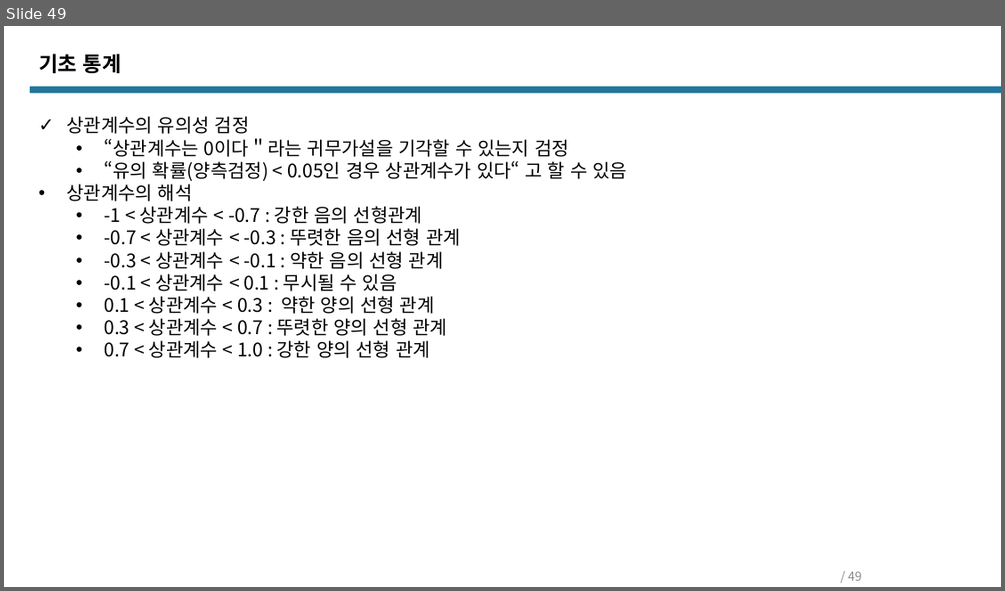
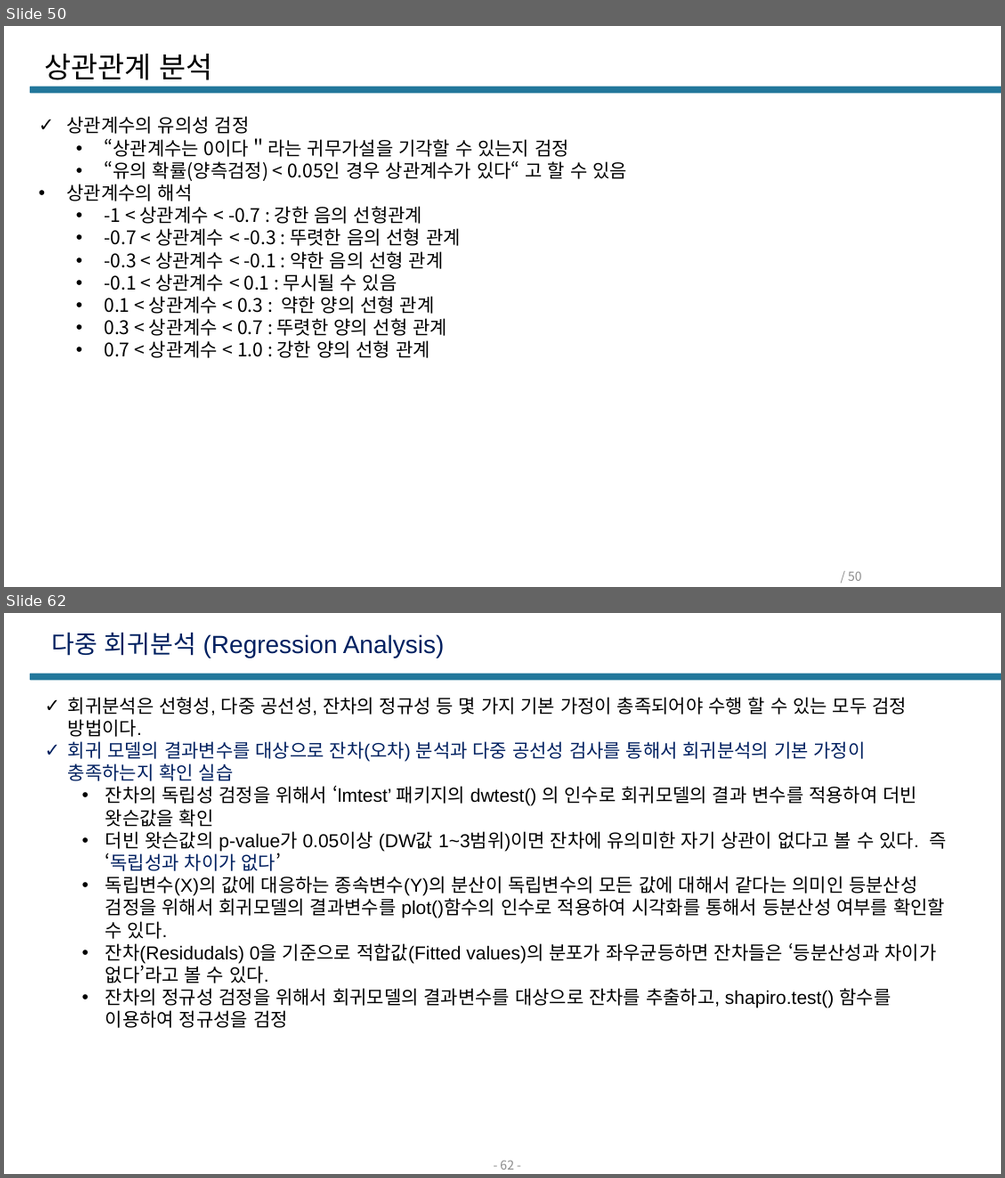
Before and after one commit to Q3333/TIL, a slide deck: BigData/통계/통계v3.pptx. Shown one above the other, each under a label of ours: slide 49 before the commit, slides 50 and 62 after it; the slides between them are not shown. The pictures are 1005x591 and 1005x1178 pixels, drawn with LibreOffice and Linux fonts; fonts in the diff are those of the drawing. Boxes give left, top, right and bottom in pixels: in the first picture for what was removed or moved away, otherwise in the second. Text is boxed around its words. In the diff, an @@ line names an element or a change of style, - is before the commit and + after.

```diff
--- a/BigData/통계/통계v3.pptx
+++ b/BigData/통계/통계v3.pptx
@@ slide 62 added at [4, 613, 1001, 1174], background #FFFFFF; not listed: 1 template element that a slide beside it also shows @@
@@ text added at [51, 632, 445, 657], 24 pt, text #002060 @@
+다중 회귀분석 (Regression Analysis)
@@ text added at [68, 697, 947, 1028], 18 pt, text #000000 @@
+✓ 회귀분석은 선형성, 다중 공선성, 잔차의 정규성 등 몇 가지 기본 가정이 총족되어야 수행 할 수 있는 모두 검정 방법이다.
+✓ 회귀 모델의 결과변수를 대상으로 잔차(오차) 분석과 다중 공선성 검사를 통해서 회귀분석의 기본 가정이 충족하는지 확인 실습
+  • 잔차의 독립성 검정을 위해서 ‘lmtest’ 패키지의 dwtest() 의 인수로 회귀모델의 결과 변수를 적용하여 더빈 왓슨값을 확인
+  • 더빈 왓슨값의 p-value가 0.05이상 (DW값 1~3범위)이면 잔차에 유의미한 자기 상관이 없다고 볼 수 있다. 즉 ‘독립성과 차이가 없다’
+  • 독립변수(X)의 값에 대응하는 종속변수(Y)의 분산이 독립변수의 모든 값에 대해서 같다는 의미인 등분산성 검정을 위해서 회귀모델의 결과변수를 plot()함수의 인수로 적용하여 시각화를 통해서 등분산성 여부를 확인할 수 있다.
+  • 잔차(Residudals) 0을 기준으로 적합값(Fitted values)의 분포가 좌우균등하면 잔차들은 ‘등분산성과 차이가 없다’라고 볼 수 있다.
+  • 잔차의 정규성 검정을 위해서 회귀모델의 결과변수를 대상으로 잔차를 추출하고, shapiro.test() 함수를 이용하여 정규성을 검정
@@ page number added at [500, 1159, 514, 1169], 12 pt, text #8C8C8C @@
+- 62 -
@@ what was slide 49 is now slide 50 @@
@@ slide 50 changed as well @@
@@ text removed at [39, 54, 121, 73] @@
-기초 통계
@@ title added at [45, 54, 213, 80], 28 pt, text #000000 @@
+상관관계 분석
@@ page number at [848, 571, 862, 580]: text changed @@
-/ 49
+/ 50
```
Also in this commit, not shown: 12 other slides changed, 27 other slides added, 1 slide removed, 24 other files.
